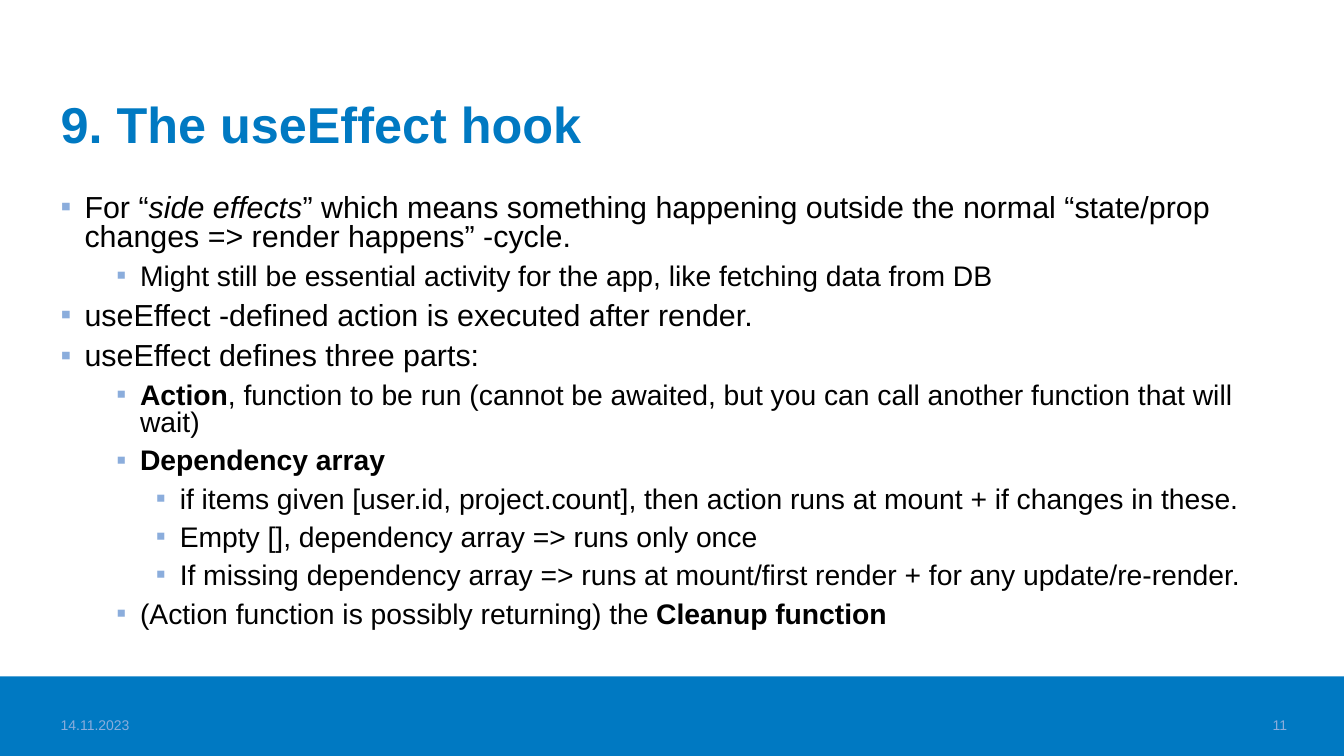
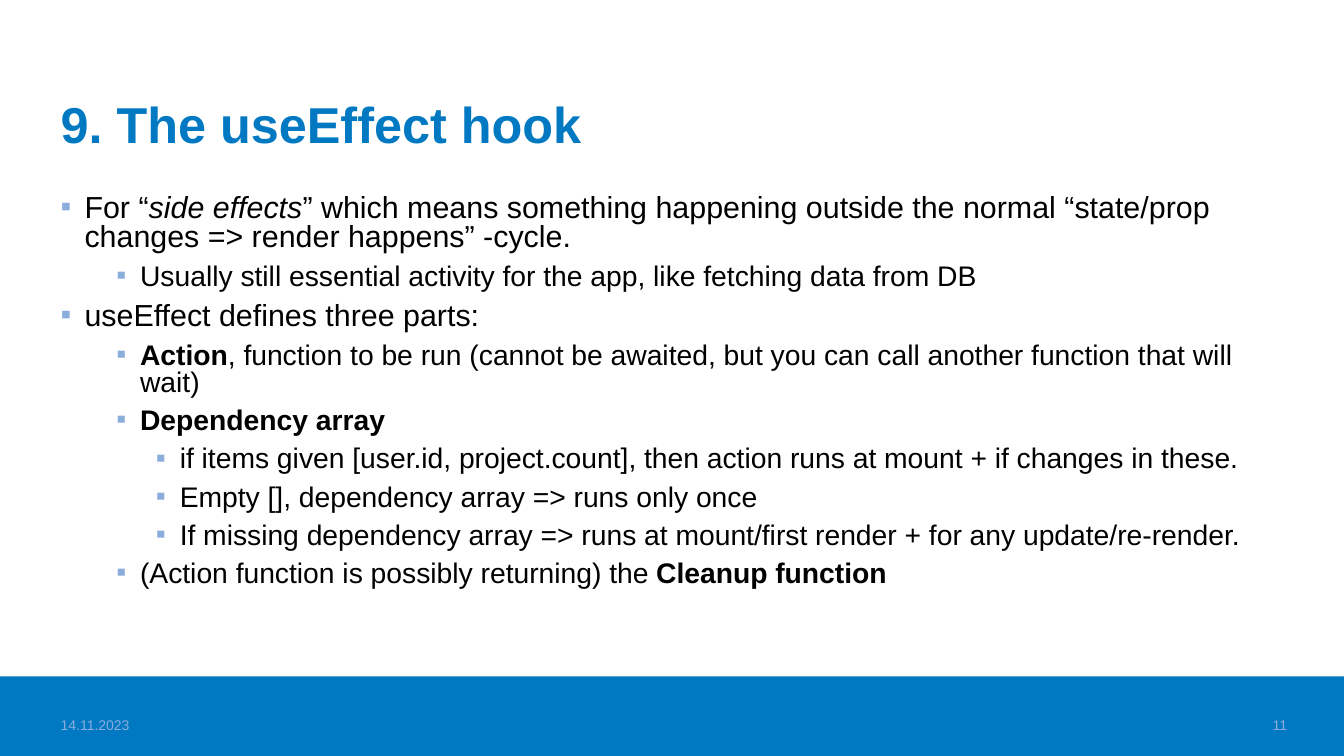
Before and after one commit to haagahelia/ohke-teknologiat, a slide deck: slide 11 of 05_frontend/Frontend_VideoTopics.pptx. Drawn at 1344x756 pixels with LibreOffice and Linux fonts; fonts in the diff are those of the drawing; background and template pictures are left out. Boxes give left, top, right and bottom in pixels: in the first picture for what was removed or moved away, otherwise in the second. Text is boxed around its words. In the diff, an @@ line names an element or a change of style, - is before the commit and + after.

```diff
--- a/05_frontend/Frontend_VideoTopics.pptx
+++ b/05_frontend/Frontend_VideoTopics.pptx
@@ text at box(140, 265, 976, 292): text changed @@
-  ▪ Might still be essential activity for the app, like fetching data from DB
-▪ useEffect -defined action is executed after render.
+  ▪ Usually still essential activity for the app, like fetching data from DB
```
Also in this commit, not shown: 1 other slide changed, 1 other file.
